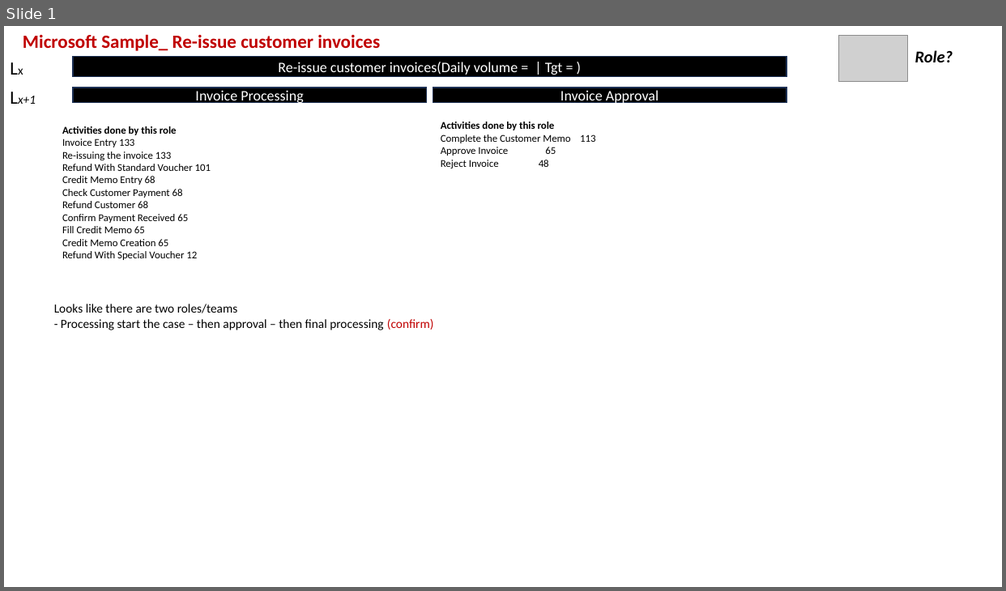
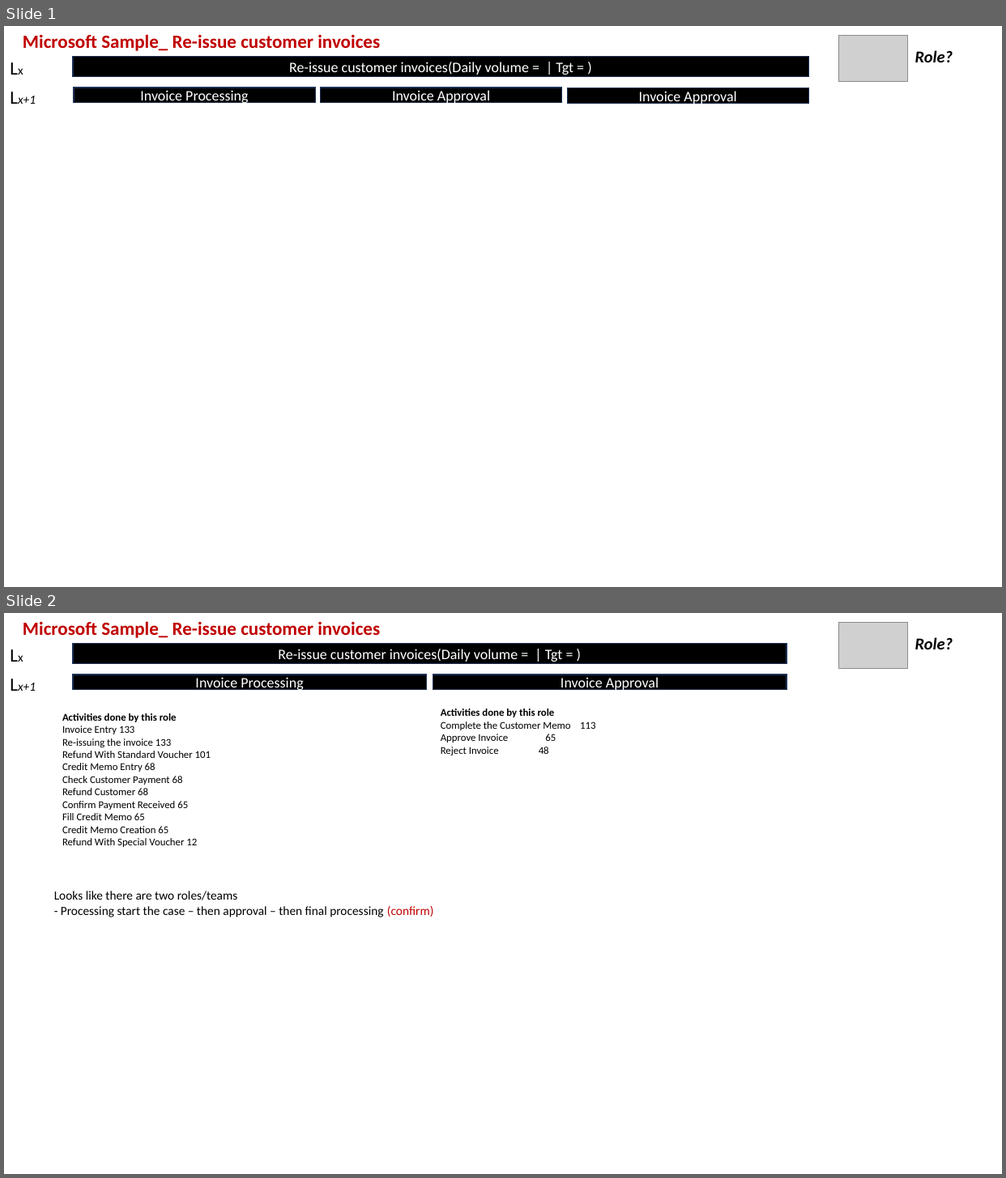
Before and after one commit to peter-seweiha/peter-seweiha.github.io, a slide deck: projects/_02_Process Mining/Process mining_Microsoft Sample.pptx. Shown one above the other, each under a label of ours: slide 1 before the commit, slides 1 and 2 after it. The pictures are 1006x591 and 1006x1178 pixels, drawn with LibreOffice and Linux fonts; fonts in the diff are those of the drawing; grey boxes stand for pictures. Boxes give left, top, right and bottom in pixels: in the first picture for what was removed or moved away, otherwise in the second. Text is boxed around its words. In the diff, an @@ line names an element or a change of style, - is before the commit and + after.

```diff
--- a/projects/_02_Process Mining/Process mining_Microsoft Sample.pptx
+++ b/projects/_02_Process Mining/Process mining_Microsoft Sample.pptx
@@ slide 1 added at bbox=[4, 26, 1002, 587], background #FFFFFF @@
@@ text added at bbox=[23, 34, 380, 51], 18 pt, text #C00000, bold @@
+Microsoft Sample_ Re-issue customer invoices
@@ picture added at bbox=[839, 35, 908, 81] @@
@@ text added at bbox=[10, 57, 62, 77], 18 pt, text #000000 @@
+Lx
@@ rectangle added at bbox=[73, 57, 809, 77], fill #000000, outline #1E3256 1 pt, 14 pt, text #FFFFFF @@
+Re-issue customer invoices(Daily volume = | Tgt = )
@@ text added at bbox=[915, 50, 953, 62], 16 pt, text #000000, bold, italic @@
+Role?
@@ text added at bbox=[18, 96, 36, 104], 12 pt, text #000000, italic @@
+Lx+1
@@ rectangle added at bbox=[74, 88, 315, 102], fill #000000, outline #1E3256 1 pt, 14 pt, text #FFFFFF @@
+Invoice Processing
@@ rectangle added at bbox=[321, 88, 562, 102], fill #000000, outline #1E3256 1 pt, 14 pt, text #FFFFFF @@
+Invoice Approval
@@ rectangle added at bbox=[567, 88, 809, 103], fill #000000, outline #1E3256 1 pt, 14 pt, text #FFFFFF @@
+Invoice Approval
@@ what was slide 1 is now slide 2 @@
```
Also in this commit, not shown: 6 other files.
